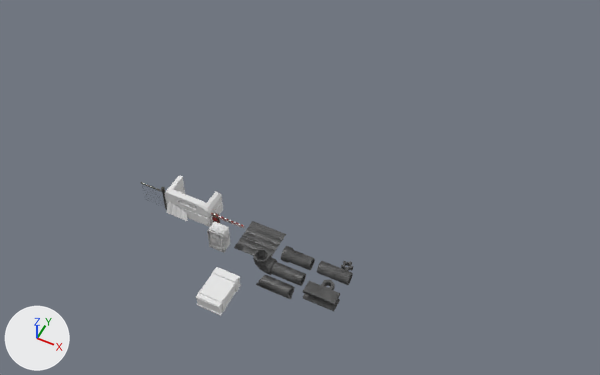
The Blender file Resources/Models/Blender Files/crate.blend as it was, and as the next commit left it.
One viewpoint serves both versions: a 50 mm lens placed at (14.0, -40.4, 50.8), pointed at (-5.2, -1.9, 2.8). Arrows for +X, +Y and +Z are at lower left; the lights stay in place.

The first picture shows 'Check_point', 'Gear', 'Lowpoly_top', 'Metal.001', 'Metal_sheet', 'Pipe', 'Pipe.001', 'Pipe.002', 'Pipe.003', 'Screw.001', 'Vending_m_high'.
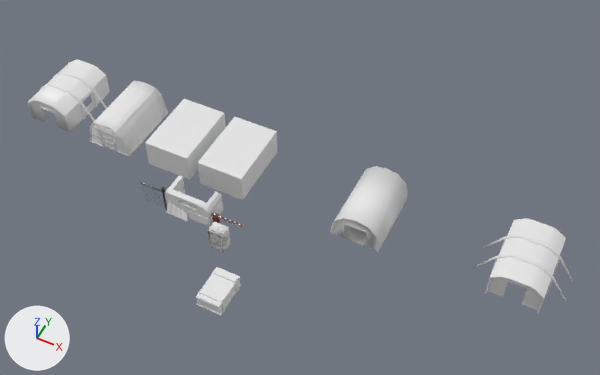
Boxes (x1, y1, x2, y2) around the edits, measured in the pictures (600 x 375 px):
'Greenhouse.003', added: after (474, 218, 573, 314)
'Base_building', added: after (198, 117, 277, 200)
'Greenhouse.005', added: after (331, 166, 408, 252)
'Greenhouse.001', added: after (145, 99, 226, 179)
'Greenhouse.004', added: after (28, 60, 110, 133)
'Greenhouse', added: after (90, 80, 168, 157)
'Metal_sheet', deleted: before (234, 221, 286, 257)
'Pipe.002', deleted: before (253, 249, 306, 286)
'Metal.001', deleted: before (303, 281, 340, 311)
'Pipe.003', deleted: before (256, 275, 295, 299)
'Pipe', deleted: before (317, 261, 353, 285)
'Pipe.001', deleted: before (281, 246, 315, 270)
'Greenhouse.002', added: after (99, 130, 116, 151)
'Screw.001', deleted: before (321, 280, 335, 290)
'Gear', deleted: before (341, 261, 353, 271)

Diff of the bpy script that builds the scene:
```diff
--- a/Resources/Models/Blender Files/crate.blend.py
+++ b/Resources/Models/Blender Files/crate.blend.py
@@ ob_screw_001 @@
-ob_screw_001 = bpy.data.objects.new('Screw.001', me_cylinder_006)
@@ ob_metal_001 @@
-ob_metal_001 = bpy.data.objects.new('Metal.001', me_cube_009)
@@ ob_pipe @@
-ob_pipe = bpy.data.objects.new('Pipe', me_cylinder_007)
@@ ob_pipe_001 @@
-ob_pipe_001 = bpy.data.objects.new('Pipe.001', me_cylinder_008)
@@ ob_pipe_002 @@
-ob_pipe_002 = bpy.data.objects.new('Pipe.002', me_cylinder_009)
@@ ob_metal_sheet @@
-ob_metal_sheet = bpy.data.objects.new('Metal_sheet', me_plane_001)
@@ ob_pipe_003 @@
-ob_pipe_003 = bpy.data.objects.new('Pipe.003', me_cylinder_010)
@@ ob_gear @@
-ob_gear = bpy.data.objects.new('Gear', me_cylinder_011)
@@ ob_greenhouse_005 @@
+ob_greenhouse_005 = bpy.data.objects.new('Greenhouse.005', me_cube_028)  # 81 vertices, 70 faces; spans x -2.0..2.0, y -3.0..3.0, z 0.0..2.7
+ob_greenhouse_005.location = (0.0, 0.0, 0.0)
@@ ob_greenhouse_004 @@
+ob_greenhouse_004 = bpy.data.objects.new('Greenhouse.004', me_cube_030)  # 265 vertices, 275 faces; spans x -3.25..3.25, y -3.0..3.0, z -0.03..2.8; in mat_material (its picture is missing)
+ob_greenhouse_004.location = (-29.06, 0.0, 0.0)
@@ ob_greenhouse_003 @@
+ob_greenhouse_003 = bpy.data.objects.new('Greenhouse.003', me_cube_029)  # 186 vertices, 171 faces; spans x -3.47..3.47, y -3.0..3.0, z 0.0..2.84
+ob_greenhouse_003.location = (12.51, 0.0, 0.0)
@@ ob_greenhouse_002 @@
+ob_greenhouse_002 = bpy.data.objects.new('Greenhouse.002', me_cube_027)  # 51 vertices, 45 faces; spans x 0.0..1.4, y -0.05..0.01, z -1.0..1.0; in mat_metal (its picture is missing)
+ob_greenhouse_002.location = (-23.52, -3.01, 1.0)
@@ ob_greenhouse_001 @@
+ob_greenhouse_001 = bpy.data.objects.new('Greenhouse.001', me_cube_026)  # 24 vertices, 22 faces; spans x -2.0..2.0, y -3.0..3.0, z 0.0..2.5
+ob_greenhouse_001.location = (-16.83, 0.0, 0.0)
@@ ob_greenhouse @@
+ob_greenhouse = bpy.data.objects.new('Greenhouse', me_cube_025)  # 473 vertices, 580 faces; spans x -2.04..2.04, y -3.04..3.04, z -0.04..2.74; in mat_metal (its picture is missing), mat_cloth (its picture is missing)
+ob_greenhouse.location = (-22.82, 0.0, 0.0)
@@ ob_base_building @@
+ob_base_building = bpy.data.objects.new('Base_building', me_cube_024)  # a box spanning x -2.0..2.0, y -3.0..3.0, z 0.0..2.5
+ob_base_building.location = (-11.83, 0.0, 0.0)
```
